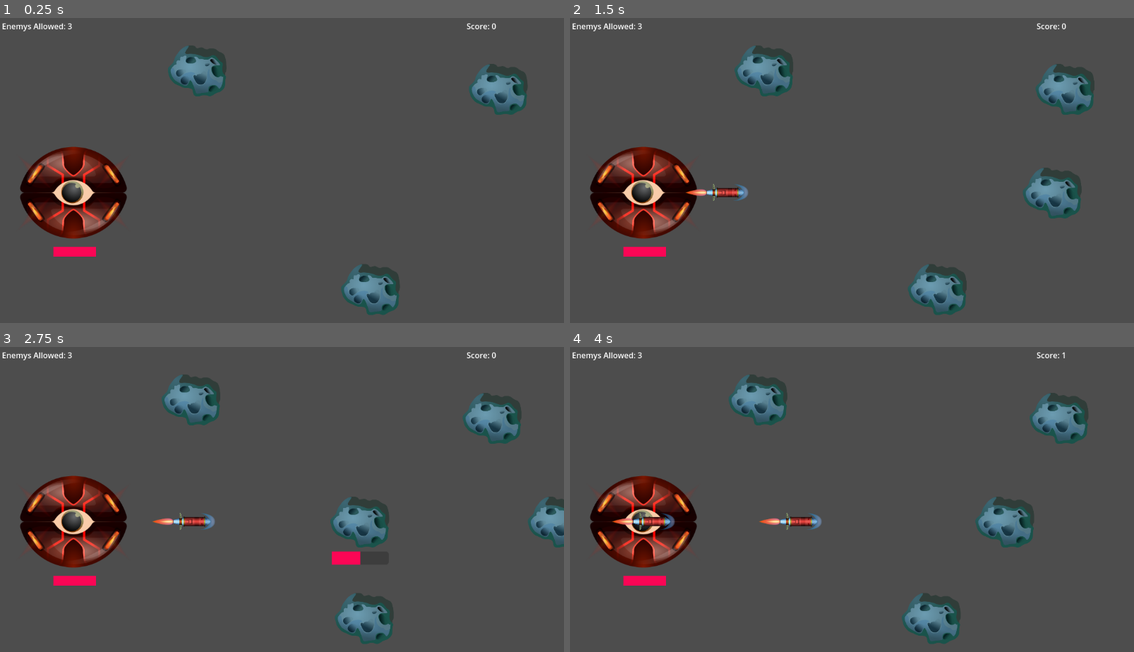
Above: before the commit, frames 1-4 (two rows, left to right).
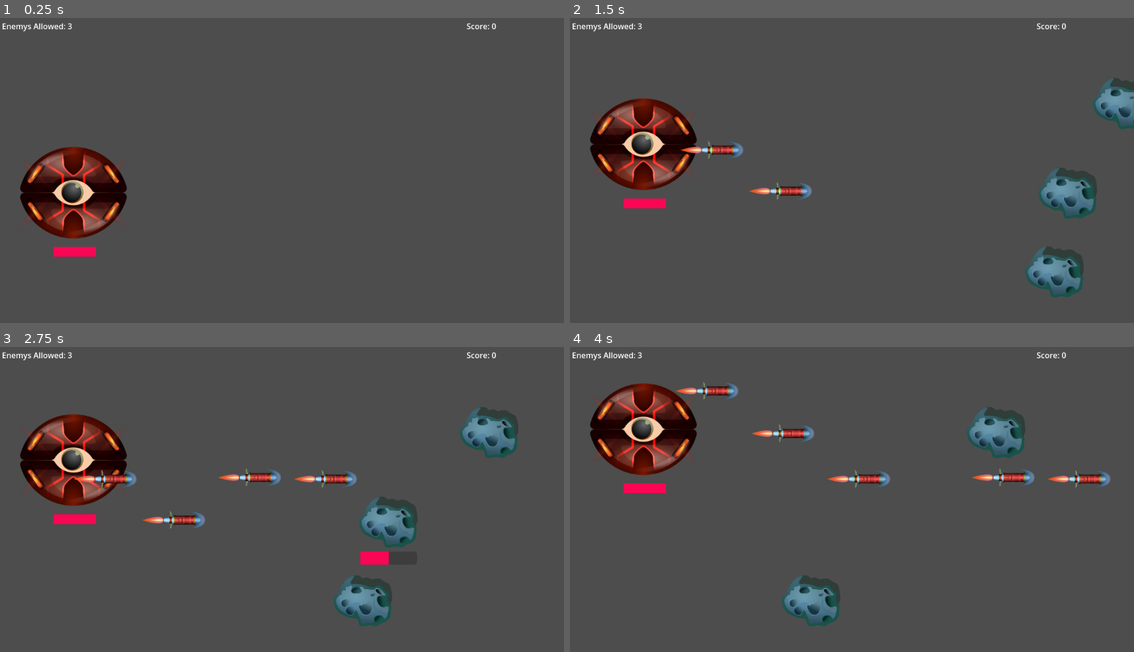
Above: after the commit, the same moments.

Repository: code-bananas/godot-kata-tower-defense
Game: Godot game, scene res://Game.tscn
Two runs of this game, one before a commit and one after it. Both use one fixed random seed, a clock stepped at 60 frames per second and the inputs below.
Inputs:
- Up to frame 1 (0.25 s): no input
- Up to frame 2 (1.5 s): hold Up 0.53-1.28 s; hold Space 0.53-1.28 s; hold Down from 1.28 s (still down); tap Space at 1.35 s
- Up to frame 3 (2.75 s): tap Space at 1.52, 1.82 s; release Down at 2.03 s; hold Up from 2.03 s (still down); hold Space from 2.03 s (still down)
- Up to frame 4 (4 s): release Space at 2.78 s; tap Space at 2.85, 3.02, 3.32 s; release Up at 3.53 s; hold Down from 3.53 s (still down); hold Space from 3.53 s (still down)

The runs differ from the first frame. In frame 1, 3.9% of the frame differs, in the area x 29-94%, y 9-98%; in frame 2, 15%; in frame 3, 17%; in frame 4, 18%, in the area x 3-96%, y 1-98%.

Commit message:
Added movement and sounds

Diff:
--- a/Game.tscn
+++ b/Game.tscn
@@ -1,12 +1,15 @@
-[gd_scene load_steps=10 format=3 uid="uid://dtbmhcgj5weq"]
+[gd_scene load_steps=13 format=3 uid="uid://dtbmhcgj5weq"]
 
 [ext_resource type="Texture2D" uid="uid://dk6tj216pwpd" path="res://Assets/Bomb_2_Idle_009.png" id="1_2jj85"]
 [ext_resource type="Script" path="res://Scripts/Game.gd" id="1_7acgp"]
 [ext_resource type="Script" path="res://Scripts/Station.gd" id="1_wa1c0"]
-[ext_resource type="Script" path="res://Scripts/Spawner.gd" id="3_55yjr"]
 [ext_resource type="PackedScene" uid="uid://uq0mkk58ovng" path="res://Prefabs/Meteor/Meteor.tscn" id="4_celhu"]
+[ext_resource type="AudioStream" uid="uid://bor8fp1o2yh5v" path="res://Assets/plasmacannon-94545.mp3" id="5_qa65b"]
+[ext_resource type="PackedScene" uid="uid://doconqjsi6b3t" path="res://Prefabs/Spawner/Spawner.tscn" id="5_tgbvx"]
 [ext_resource type="PackedScene" uid="uid://cfidb60oi3nl" path="res://Components/HealthBar/HealthBar.tscn" id="6_3wjm7"]
 [ext_resource type="Script" path="res://Scripts/Game Barrier.gd" id="7_mq3gj"]
+[ext_resource type="Script" path="res://Prefabs/Spawner/Spawner.gd" id="8_poo76"]
+[ext_resource type="AudioStream" uid="uid://dvlnjmyrjvcbu" path="res://Assets/Flying Through Space.wav" id="9_k3mlg"]
 
 [sub_resource type="CircleShape2D" id="CircleShape2D_dbxbc"]
 radius = 140.289
@@ -31,6 +34,7 @@
 shape = SubResource("CircleShape2D_dbxbc")
 
 [node name="Timer" type="Timer" parent="Station"]
+wait_time = 0.5
 autostart = true
 
 [node name="HealthBar" parent="Station" instance=ExtResource("6_3wjm7")]
@@ -41,10 +45,12 @@
 max_health = 100
 auto_hide = false
 
-[node name="Spawner" type="Marker2D" parent="." groups=["destroy_on_game_over"]]
-position = Vector2(1285, 358)
-script = ExtResource("3_55yjr")
-enemies = Array[PackedScene]([ExtResource("4_celhu")])
+[node name="MissleLaunchSound" type="AudioStreamPlayer2D" parent="Station"]
+stream = ExtResource("5_qa65b")
+
+[node name="Spawner" parent="." instance=ExtResource("5_tgbvx")]
+spawn_interval_min_seconds = 3.0
+spawn_interval_max_seconds = 8.0
 
 [node name="Game Barrier" type="Area2D" parent="." node_paths=PackedStringArray("enemiesAllowedLabel")]
 position = Vector2(-198, 8)
@@ -82,19 +88,24 @@
 theme_override_font_sizes/font_size = 32
 text = "Game Over!"
 
-[node name="Meteor" parent="." instance=ExtResource("4_celhu")]
-position = Vector2(404, 108)
-speed = 5
+[node name="SpawnerTop" type="Marker2D" parent="."]
+position = Vector2(1282, 175)
+script = ExtResource("8_poo76")
+spawn_interval_min_seconds = 3.0
+spawn_interval_max_seconds = 8.0
+enemies = Array[PackedScene]([ExtResource("4_celhu")])
 
-[node name="Meteor2" parent="." instance=ExtResource("4_celhu")]
-position = Vector2(758, 555)
-speed = 5
+[node name="SpawnerBottom" type="Marker2D" parent="."]
+position = Vector2(1288, 519)
+script = ExtResource("8_poo76")
+spawn_interval_min_seconds = 3.0
+spawn_interval_max_seconds = 8.0
+enemies = Array[PackedScene]([ExtResource("4_celhu")])
 
-[node name="Meteor3" parent="." instance=ExtResource("4_celhu")]
-position = Vector2(1019, 146)
-speed = 5
+[node name="BackgroundMusic" type="AudioStreamPlayer2D" parent="."]
+stream = ExtResource("9_k3mlg")
+autoplay = true
 
 [connection signal="body_entered" from="Station" to="Station" method="_on_body_entered"]
 [connection signal="timeout" from="Station/Timer" to="Station" method="_on_timer_timeout"]
-[connection signal="enemy_destroyed" from="Spawner" to="." method="_on_enemy_destroyed"]
 [connection signal="body_entered" from="Game Barrier" to="Game Barrier" method="_on_body_entered"]
--- /dev/null
+++ b/Prefabs/Spawner/Spawner.gd
@@ -0,0 +1,27 @@
+extends Marker2D
+
+@export var spawn_interval_min_seconds:float = 2
+@export var spawn_interval_max_seconds:float = 3
+@export var enemies:Array[PackedScene] = []
+
+@export var spawn_enemy_speed_min:float = 100
+@export var spawn_enemy_speed_max:float = 250
+
+signal enemy_destroyed()
+
+func _ready():
+	_spawn_enemy()
+
+func _spawn_enemy():
+	var enemy_scene = enemies.pick_random()
+	var enemy = enemy_scene.instantiate()
+
+	enemy.speed = randf_range(spawn_enemy_speed_min, spawn_enemy_speed_max)
+
+	enemy.destroyed.connect(_on_enemy_destruction)
+	add_child(enemy)
+
+	get_tree().create_timer(randf_range(spawn_interval_min_seconds, spawn_interval_max_seconds)).timeout.connect(_spawn_enemy)
+
+func _on_enemy_destruction():
+	enemy_destroyed.emit()
--- /dev/null
+++ b/Prefabs/Spawner/Spawner.tscn
@@ -0,0 +1,9 @@
+[gd_scene load_steps=3 format=3 uid="uid://doconqjsi6b3t"]
+
+[ext_resource type="Script" path="res://Prefabs/Spawner/Spawner.gd" id="1_vkrjl"]
+[ext_resource type="PackedScene" uid="uid://uq0mkk58ovng" path="res://Prefabs/Meteor/Meteor.tscn" id="2_gfe0i"]
+
+[node name="Spawner" type="Marker2D" groups=["destroy_on_game_over"]]
+position = Vector2(1285, 358)
+script = ExtResource("1_vkrjl")
+enemies = Array[PackedScene]([ExtResource("2_gfe0i")])
--- a/Scripts/Spawner.gd
+++ /dev/null
@@ -1,22 +0,0 @@
-extends Marker2D
-
-@export var spawn_interval_min_seconds:float = 2
-@export var spawn_interval_max_seconds:float = 2
-@export var enemies:Array[PackedScene] = []
-
-signal enemy_destroyed()
-
-func _ready():
-	_spawn_enemy()
-
-func _spawn_enemy():
-	var enemy_scene = enemies.pick_random()
-	var enemy = enemy_scene.instantiate()
-
-	enemy.destroyed.connect(_on_enemy_destruction)
-	add_child(enemy)
-
-	get_tree().create_timer(randf_range(spawn_interval_min_seconds, spawn_interval_max_seconds)).timeout.connect(_spawn_enemy)
-
-func _on_enemy_destruction():
-	enemy_destroyed.emit()
--- a/Scripts/Station.gd
+++ b/Scripts/Station.gd
@@ -1,19 +1,35 @@
 extends Area2D
 
 @export var healthBar:ProgressBar
+@export var speed:int = 3
+@onready var launchSound:AudioStreamPlayer2D = $MissleLaunchSound
+var canFireAgain = true
 
+func _process(delta):
+	if Input.is_key_pressed(KEY_UP):
+		global_position += Vector2(0, -1) * speed
 
+	if Input.is_key_pressed(KEY_DOWN):
+		global_position += Vector2(0, 1) * speed
+
+	if Input.is_key_pressed(KEY_SPACE):
+		if canFireAgain: _fire_missle()
 
 func _on_timer_timeout():
-	var projectile = preload("res://Prefabs/Missle/Missle.tscn")
-	var new_projectile = projectile.instantiate()
-
-	new_projectile.global_position = global_position
-	get_parent().add_child(new_projectile)
-
+	canFireAgain = true
 
 func _on_body_entered(body):
 	print(str("Station under attack!"))
 	if body.is_in_group("enemy"):
 		healthBar.take_damage(10)
 		body.queue_free()
+
+func _fire_missle():
+	canFireAgain = false
+	launchSound.play()
+
+	var projectile = preload("res://Prefabs/Missle/Missle.tscn")
+	var new_projectile = projectile.instantiate()
+
+	new_projectile.global_position = global_position
+	get_parent().add_child(new_projectile)
--- a/project.godot
+++ b/project.godot
@@ -10,7 +10,7 @@
 
 [application]
 
-config/name="kata-towerdefense-1"
+config/name="godot-kata-tower-defense"
 run/main_scene="res://Game.tscn"
 config/features=PackedStringArray("4.1", "Forward Plus")
 config/icon="res://icon.svg"
Not shown, added: Assets/Flying Through Space.wav.import
Not shown, added: Assets/plasmacannon-94545.mp3.import
Not shown, added: Assets/Flying Through Space.wav
Not shown, added: Assets/plasmacannon-94545.mp3
